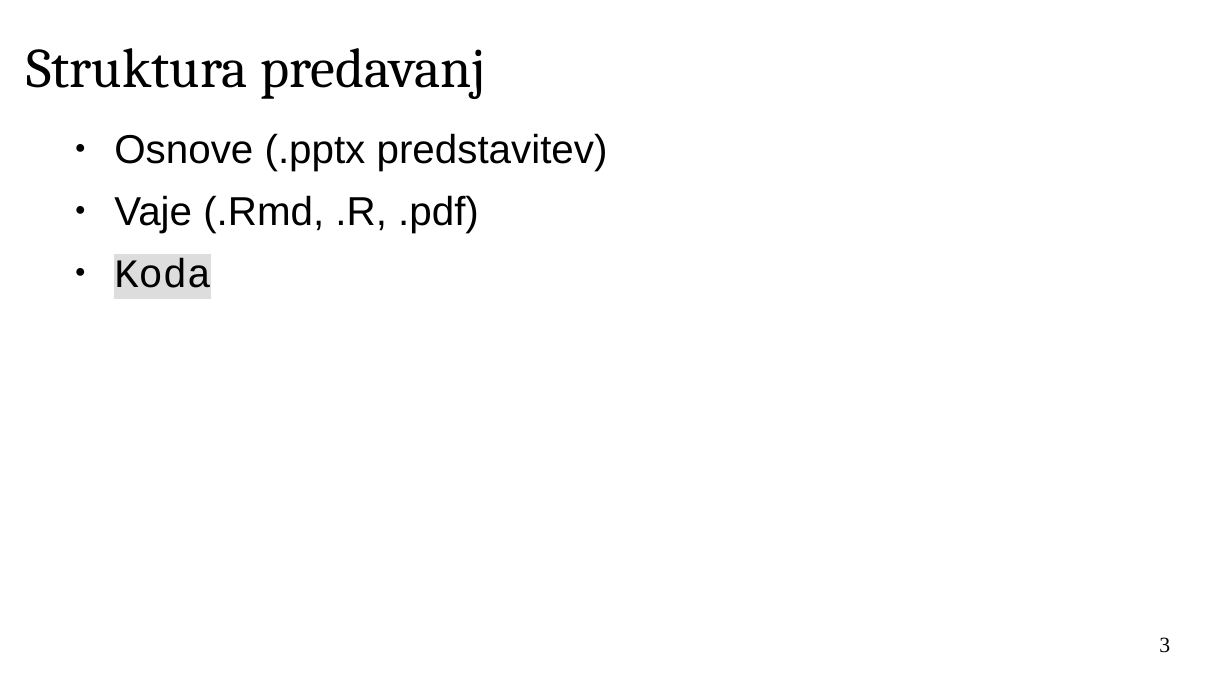
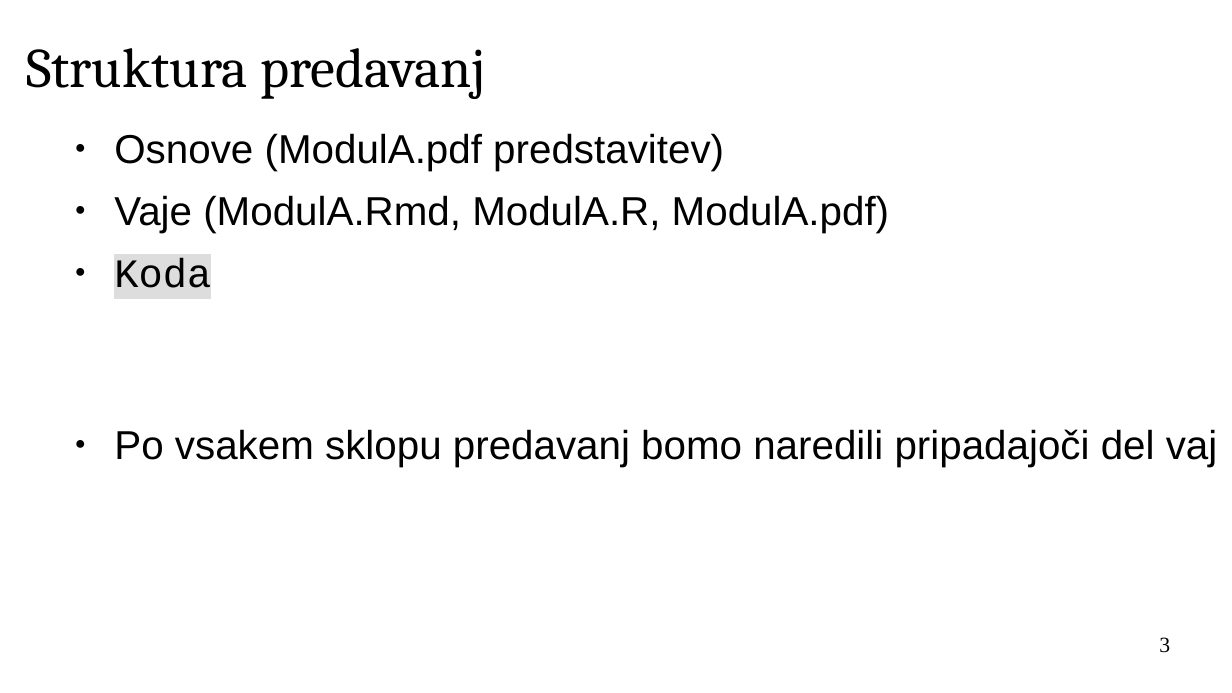
Before and after one commit to janaobsteter/R_tecaj, a slide deck: slide 3 of ModulA/IT_Rtecaj_ModulA.odp. Drawn at 1232x693 pixels with LibreOffice and Linux fonts; fonts in the diff are those of the drawing; background and template pictures are left out. Boxes give left, top, right and bottom in pixels: in the first picture for what was removed or moved away, otherwise in the second. Text is boxed around its words. In the diff, an @@ line names an element or a change of style, - is before the commit and + after.

Commit message:
Modul A finish2

```diff
--- a/ModulA/IT_Rtecaj_ModulA.odp
+++ b/ModulA/IT_Rtecaj_ModulA.odp
@@ text at (114, 133, 889, 233): text changed @@
-● Osnove (.pptx predstavitev)
-● Vaje (.Rmd, .R, .pdf)
+● Osnove (ModulA.pdf predstavitev)
+● Vaje (ModulA.Rmd, ModulA.R, ModulA.pdf)
@@ text at (114, 429, 1218, 467): paragraph added @@
+● Po vsakem sklopu predavanj bomo naredili pripadajoči del vaj
```
Also in this commit, not shown: 16 other slides changed, 5 slides added, 1 slide removed, 10 other files.
